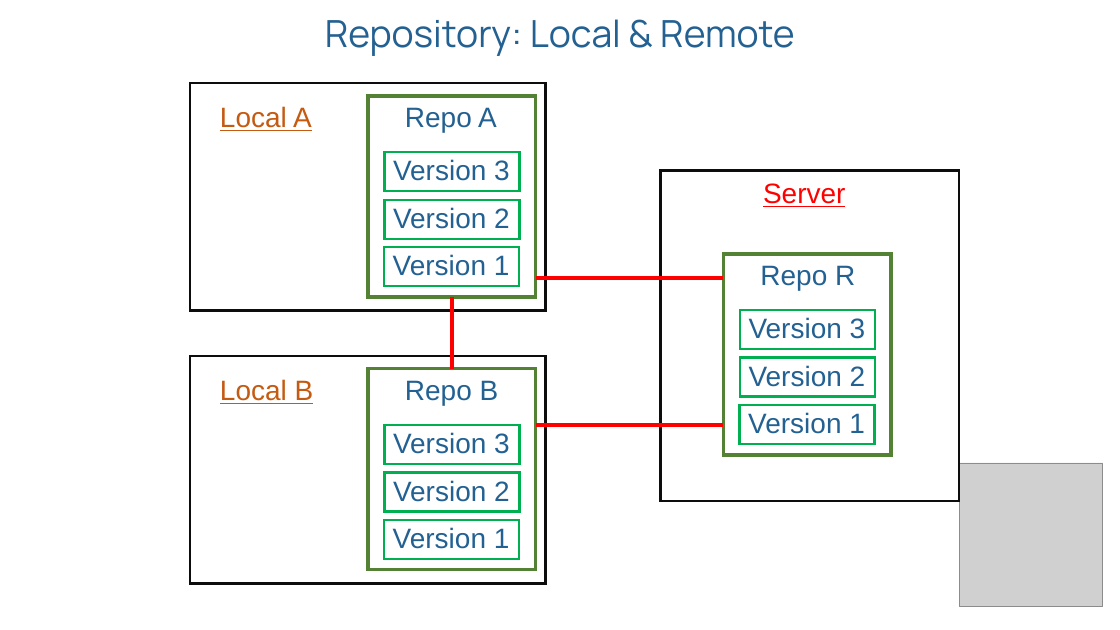
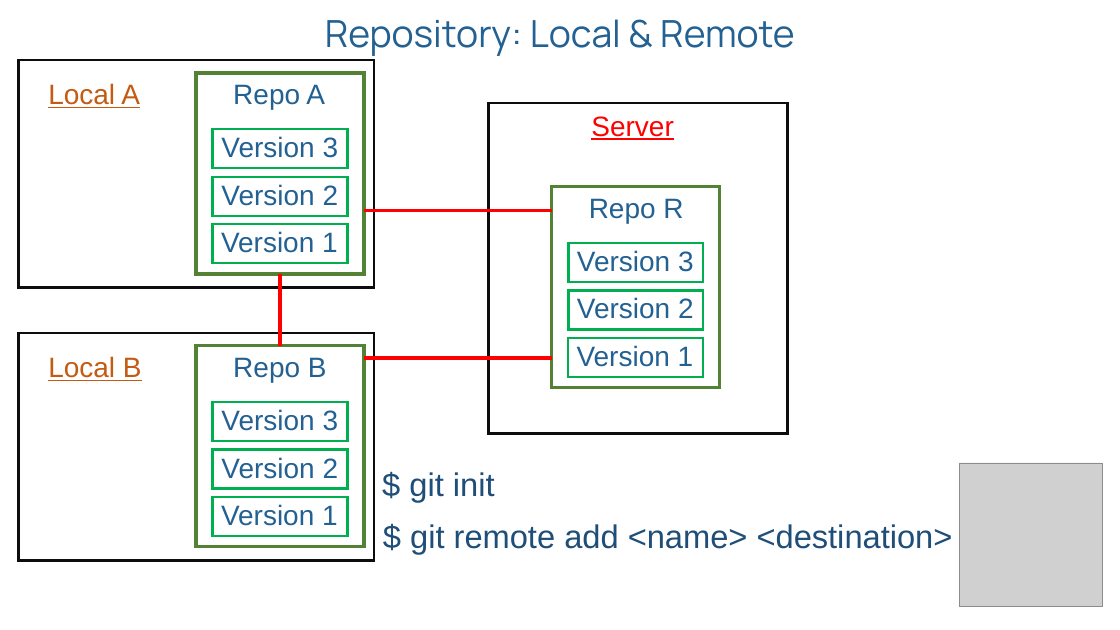
Before and after one commit to win10trainer/gtt, a slide deck: slide 7 of Git&GitHub.pptx. Drawn at 1120x630 pixels with LibreOffice and Linux fonts; fonts in the diff are those of the drawing; grey boxes stand for pictures; background and template pictures are left out. Boxes give left, top, right and bottom in pixels: in the first picture for what was removed or moved away, otherwise in the second. Text is boxed around its words. In the diff, an @@ line names an element or a change of style, - is before the commit and + after.

```diff
--- a/Git&GitHub.pptx
+++ b/Git&GitHub.pptx
@@ rectangle: place and size @@
-rectangle at bbox=[660, 171, 959, 502]
+rectangle at bbox=[489, 103, 787, 434]
@@ text "Local B": place and size @@
-text "Local B" at bbox=[220, 379, 314, 404]
+text "Local B" at bbox=[48, 356, 142, 381]
@@ text "Repo B": place and size @@
-text "Repo B" at bbox=[405, 380, 499, 405]
+text "Repo B" at bbox=[233, 357, 327, 382]
@@ 5 texts, 4 rectangles, 2 lines: place and size @@
-5 texts, 4 rectangles, 2 lines at bbox=[536, 183, 891, 455]
+5 texts, 4 rectangles, 2 lines at bbox=[364, 116, 720, 387]
@@ 10 rectangles, 8 texts, 1 line: place and size @@
-10 rectangles, 8 texts, 1 line at bbox=[190, 83, 545, 584]
+10 rectangles, 8 texts, 1 line at bbox=[18, 60, 374, 560]
@@ text added at bbox=[409, 472, 495, 502], 28 pt, text #1F4E79 @@
+$ git init
@@ text added at bbox=[410, 524, 953, 554], 28 pt, text #1F4E79 @@
+$ git remote add <name> <destination>
```
Also in this commit, not shown: 6 other slides changed, 1 slide added.
